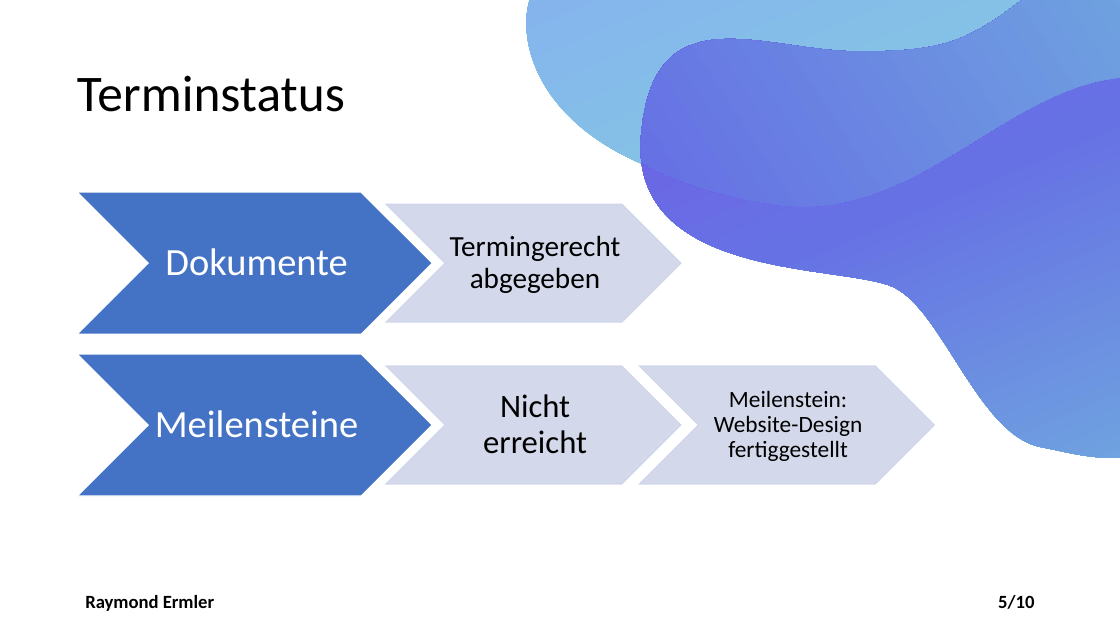
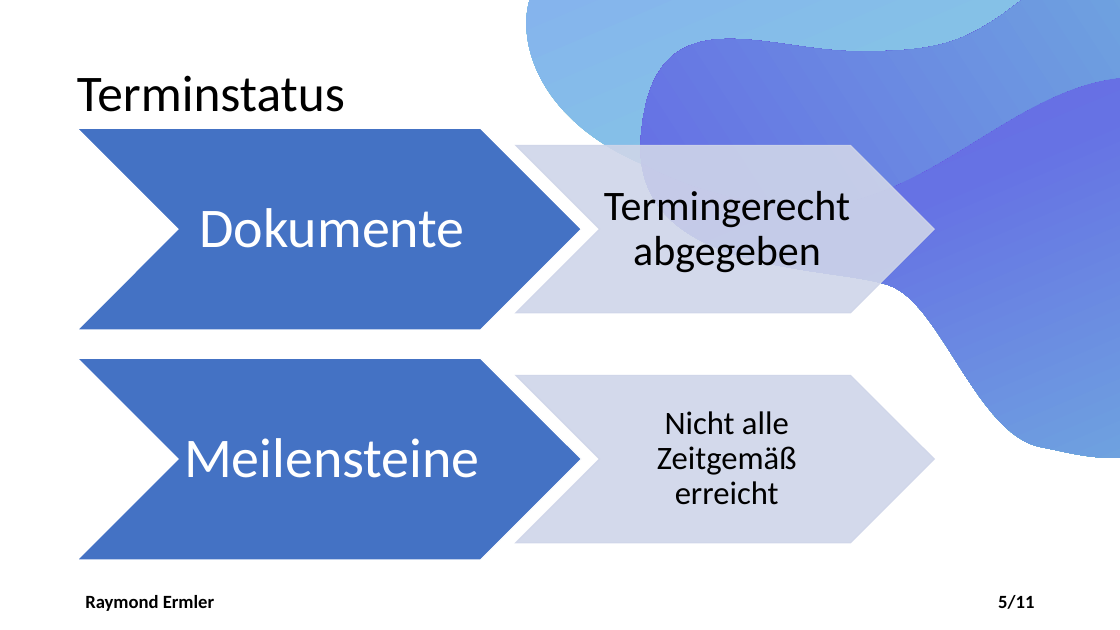
Before and after one commit to LuckyForce/ShareList, a slide deck: slide 5 of documents/T3-ShareList-Statusbericht_v1.0.pptx. Drawn at 1120x630 pixels with LibreOffice and Linux fonts; fonts in the diff are those of the drawing. Boxes give left, top, right and bottom in pixels: in the first picture for what was removed or moved away, otherwise in the second. Text is boxed around its words. In the diff, an @@ line names an element or a change of style, - is before the commit and + after.

Commit message:
Bob

```diff
--- a/documents/T3-ShareList-Statusbericht_v1.0.pptx
+++ b/documents/T3-ShareList-Statusbericht_v1.0.pptx
@@ chevron: place and size @@
-chevron at [77,192,433,334]
+chevron at [77,129,581,330]
@@ text "Dokumente": place and size @@
-text "Dokumente" at [165,248,347,276]
+text "Dokumente" at [199,208,464,248]
@@ text "Dokumente" at [199,208,464,248]: size 33 to 48 pt; more space between paragraphs @@
@@ chevron: place and size @@
-chevron at [386,204,681,322]
+chevron at [516,145,934,313]
@@ text "Termingerecht abgegeben": place and size @@
-text "Termingerecht abgegeben" at [450,235,621,293]
+text "Termingerecht abgegeben" at [604,191,850,273]
@@ text "Termingerecht abgegeben" at [604,191,850,273]: size 25 to 36 pt; more space between paragraphs @@
@@ chevron: place and size @@
-chevron at [77,354,433,496]
+chevron at [77,358,581,560]
@@ text "Meilensteine" at [184,438,480,478]: size 33 to 48 pt; more space between paragraphs @@
@@ text "Meilensteine": place and size @@
-text "Meilensteine" at [155,410,358,438]
+text "Meilensteine" at [184,438,480,478]
@@ chevron removed at [386,366,681,484] @@
@@ chevron: place and size @@
-chevron at [639,366,934,484]
+chevron at [516,376,934,543]
@@ text at [657,411,797,505]: text changed @@
-Nicht erreicht
+Nicht alle Zeitgemäß erreicht
@@ text removed at [714,390,862,461] @@
-Meilenstein: Website-Design fertiggestellt
@@ page number at [998,595,1034,609]: text changed @@
-5/10
+5/11
```
Also in this commit, not shown: 1 slide added.
